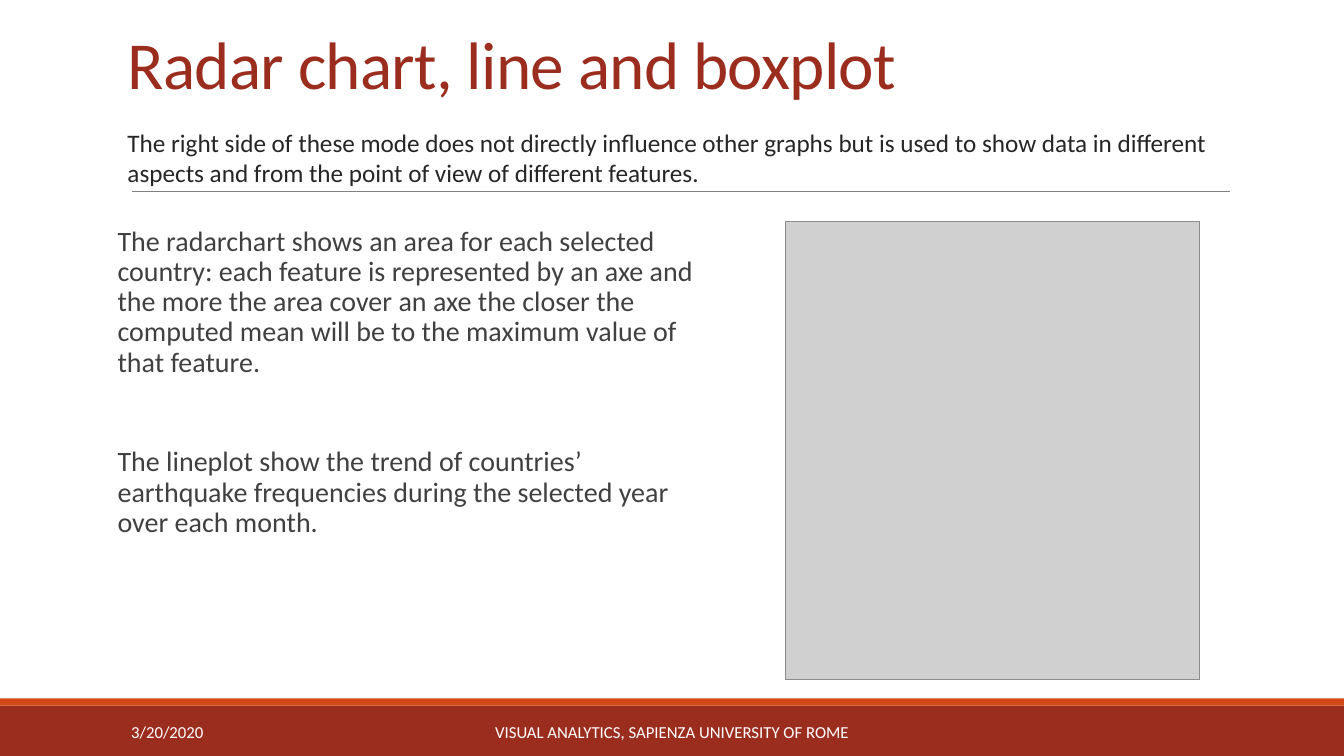
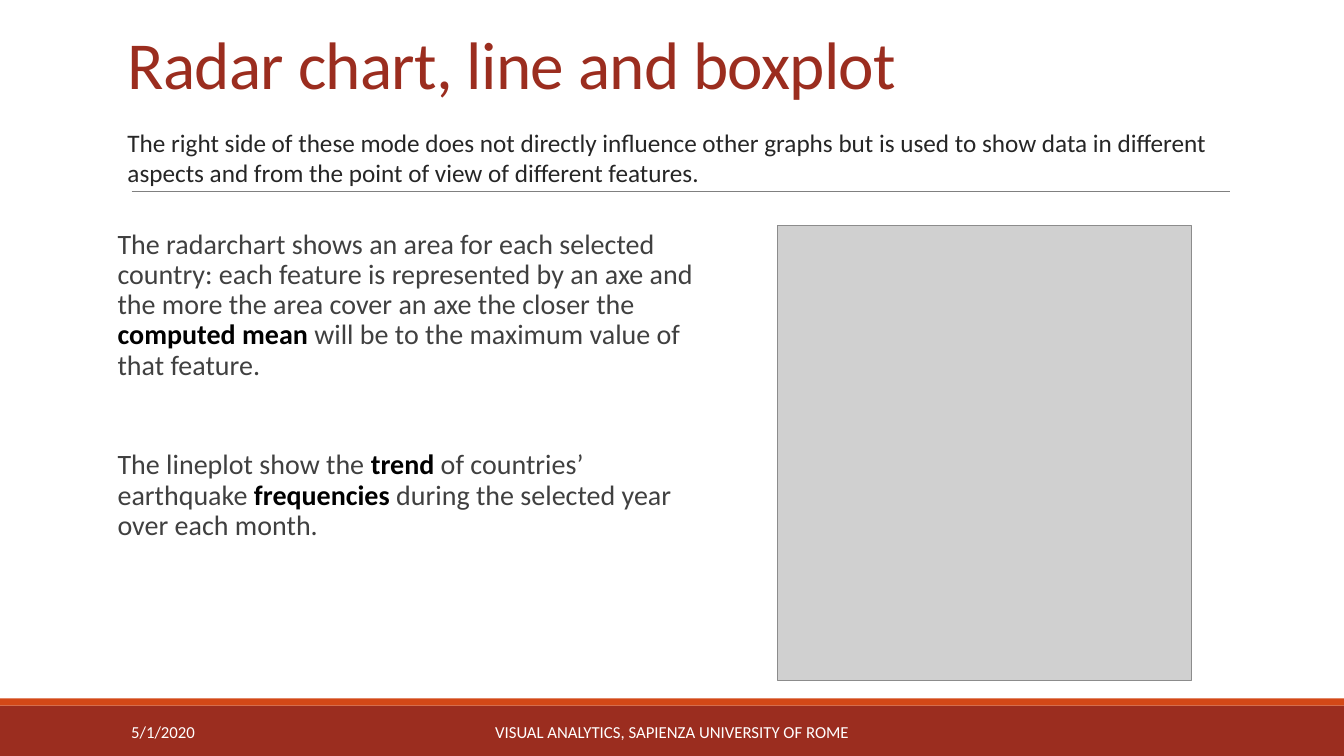
Before and after one commit to michaelcapponi/EarthquakesVA, a slide deck: slide 9 of docs/slides.pptx. Drawn at 1344x756 pixels with LibreOffice and Linux fonts; fonts in the diff are those of the drawing; grey boxes stand for pictures. Boxes give left, top, right and bottom in pixels: in the first picture for what was removed or moved away, otherwise in the second. Text is boxed around its words. In the diff, an @@ line names an element or a change of style, - is before the commit and + after.

```diff
--- a/docs/slides.pptx
+++ b/docs/slides.pptx
@@ text "The radarchart shows an area ..." at [118,234,693,535]: text colour #404040 to #000000, bold on in "computed mean", "trend frequencies" @@
@@ picture: place and size @@
-picture at [786,222,1200,680]
+picture at [777,225,1191,681]
@@ text at [131,726,195,739]: text changed @@
-3/20/2020
+5/1/2020
```
Also in this commit, not shown: 9 other slides changed, 20 other files.
